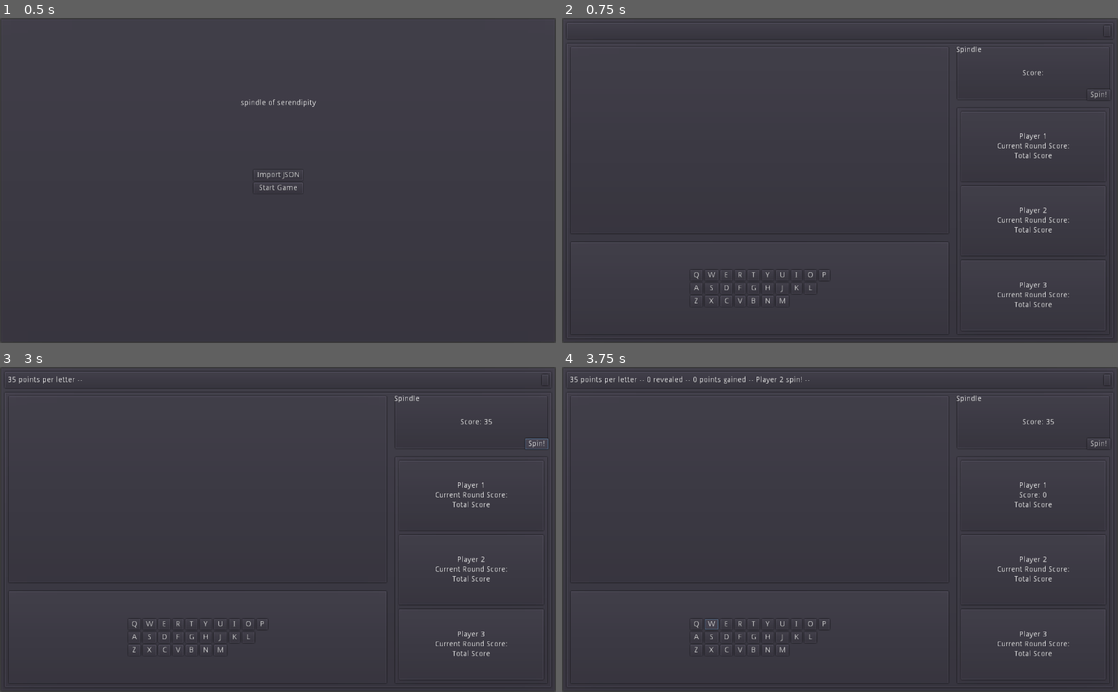
Above: before the commit, frames 1-4 (two rows, left to right).
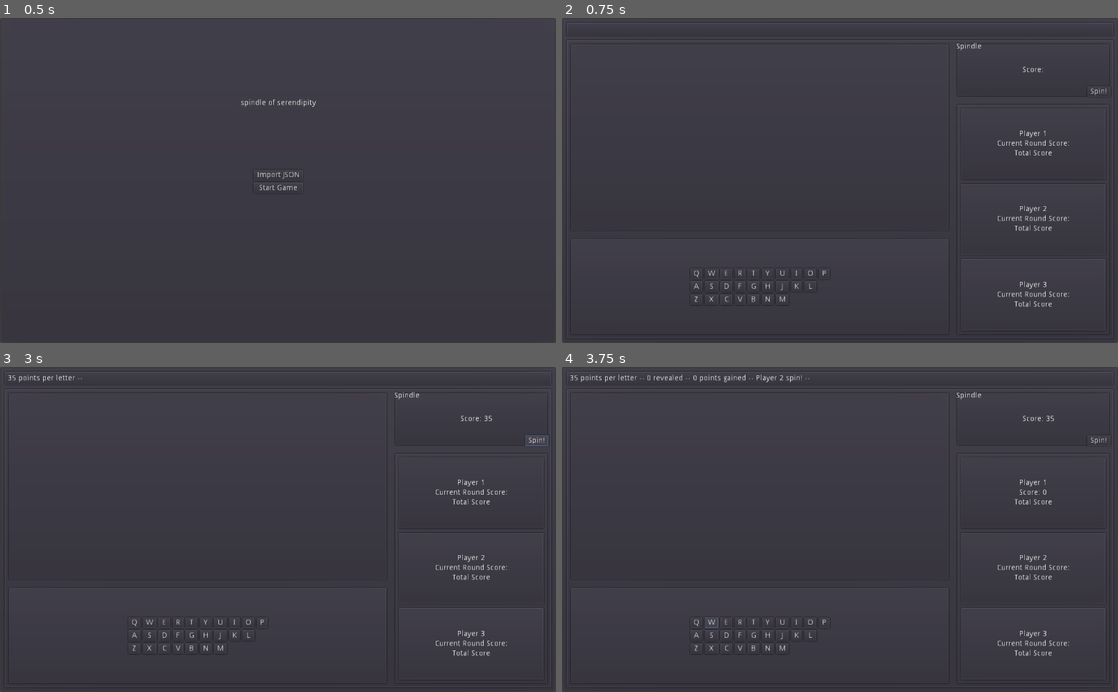
Above: after the commit, the same moments.

Repository: zacryol/spindle-of-serendipity
Game: Godot game, scene res://game/menus/MainMenu.tscn
Two runs of this game, one before a commit and one after it. Both use one fixed random seed, a clock stepped at 60 frames per second and the inputs below.
Inputs (mouse positions are in pixels of both pictures, inside the frame that each line leads up to):
- Up to frame 1 (0.5 s): no input
- Up to frame 2 (0.75 s): click "Start Game" at 0.5 s
- Up to frame 3 (3 s): click (544, 380) at 1.27 s; click "Q" at 2 s; click "Spin!" at 2.75 s
- Up to frame 4 (3.75 s): click "W" at 3.5 s

Frame 1 is identical in both runs. In frame 2, 1.1% of the frame differs, in the area x 0-100%, y 7-90%; in frame 3, 1.3%; in frame 4, 1.5%, in the area x 0-100%, y 2-90%.
Error in both runs: Division By Zero in operator '%'. (res://system/singletons/EntryManager.gd:20)

Commit message:
Set signal for NewGame button

Diff:
--- a/game/GamePanel.gd
+++ b/game/GamePanel.gd
@@ -17,3 +17,7 @@
 		while new_text.length() > MAX_LOG_CHAR:
 			new_text = new_text.substr(1)
 		log_label.text = new_text
+
+
+func _on_NewG_pressed():
+	pass # Replace with function body.
--- a/game/GamePanel.tscn
+++ b/game/GamePanel.tscn
@@ -29,28 +29,29 @@
 
 [node name="Top" type="PanelContainer" parent="GP/VBoxContainer"]
 margin_right = 1010.0
-margin_bottom = 34.0
+margin_bottom = 28.0
 
 [node name="HBoxContainer" type="HBoxContainer" parent="GP/VBoxContainer/Top"]
 margin_left = 7.0
 margin_top = 7.0
 margin_right = 1003.0
-margin_bottom = 27.0
+margin_bottom = 21.0
 
 [node name="Label" type="Label" parent="GP/VBoxContainer/Top/HBoxContainer"]
-margin_top = 3.0
-margin_right = 980.0
-margin_bottom = 17.0
+margin_right = 996.0
+margin_bottom = 14.0
 size_flags_horizontal = 3
 text = "Game Status Bar"
 
-[node name="Button" type="Button" parent="GP/VBoxContainer/Top/HBoxContainer"]
-margin_left = 984.0
+[node name="NewG" type="Button" parent="GP/VBoxContainer/Top/HBoxContainer"]
+visible = false
+margin_left = 956.0
 margin_right = 996.0
 margin_bottom = 20.0
+text = "New"
 
 [node name="Game" type="PanelContainer" parent="GP/VBoxContainer"]
-margin_top = 38.0
+margin_top = 32.0
 margin_right = 1010.0
 margin_bottom = 586.0
 size_flags_vertical = 3
@@ -59,13 +60,13 @@
 margin_left = 7.0
 margin_top = 7.0
 margin_right = 1003.0
-margin_bottom = 541.0
+margin_bottom = 547.0
 split_offset = 700
 dragger_visibility = 1
 
 [node name="EDKB" type="VSplitContainer" parent="GP/VBoxContainer/Game/HSplit"]
 margin_right = 700.0
-margin_bottom = 534.0
+margin_bottom = 540.0
 split_offset = 348
 dragger_visibility = 1
 
@@ -80,12 +81,12 @@
 anchor_bottom = 0.0
 margin_top = 360.0
 margin_right = 700.0
-margin_bottom = 534.0
+margin_bottom = 540.0
 
 [node name="SP" type="VSplitContainer" parent="GP/VBoxContainer/Game/HSplit"]
 margin_left = 712.0
 margin_right = 996.0
-margin_bottom = 534.0
+margin_bottom = 540.0
 split_offset = 100
 dragger_visibility = 1
 
@@ -100,7 +101,8 @@
 anchor_bottom = 0.0
 margin_top = 112.0
 margin_right = 284.0
-margin_bottom = 534.0
+margin_bottom = 540.0
+[connection signal="pressed" from="GP/VBoxContainer/Top/HBoxContainer/NewG" to="." method="_on_NewG_pressed"]
 [connection signal="game_log" from="GP/VBoxContainer/Game/HSplit/EDKB/EntryDisplay" to="." method="_log"]
 [connection signal="letters_revealed" from="GP/VBoxContainer/Game/HSplit/EDKB/EntryDisplay" to="GP/VBoxContainer/Game/HSplit/SP/Spindle" method="_letters_guessed"]
 [connection signal="game_log" from="GP/VBoxContainer/Game/HSplit/EDKB/Keyboard" to="." method="_log"]
